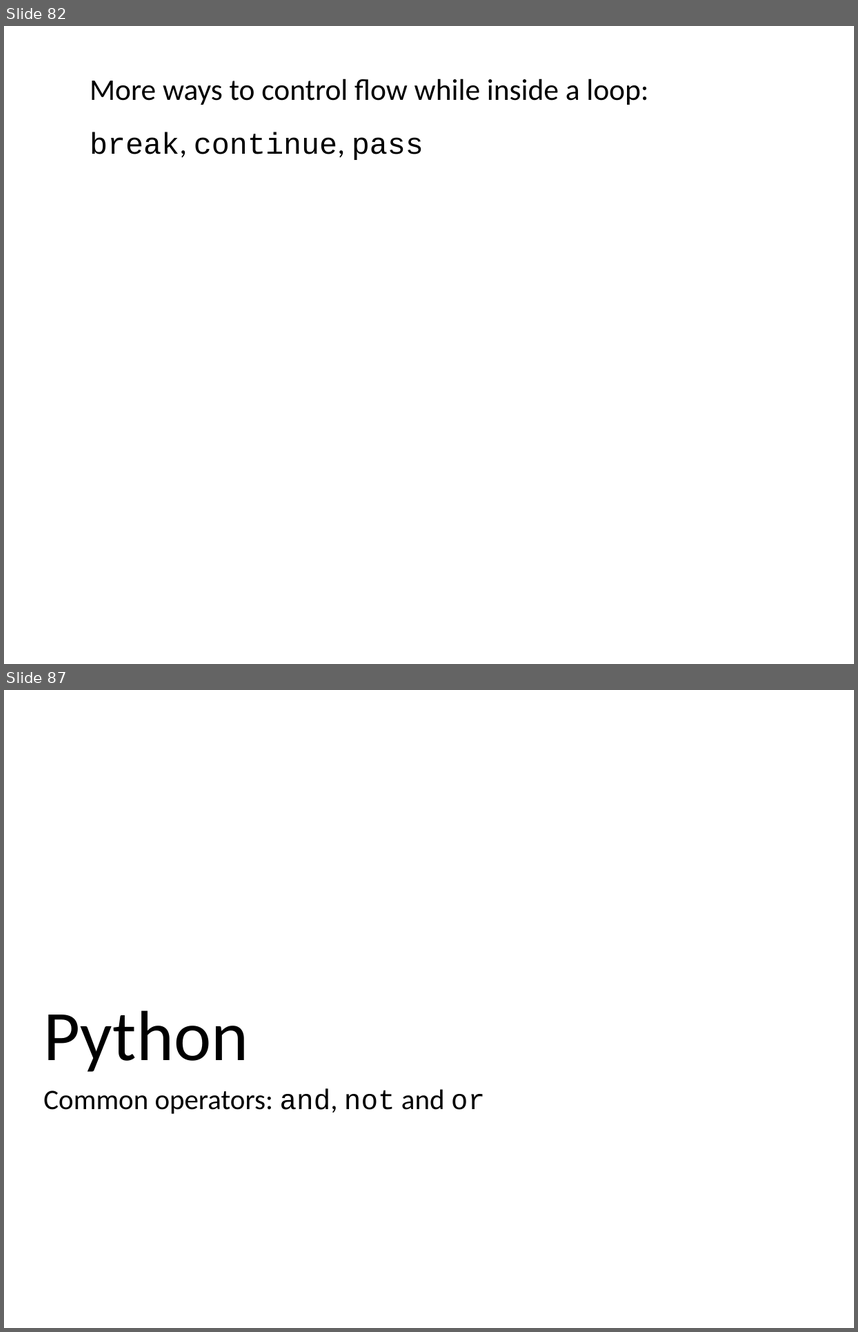
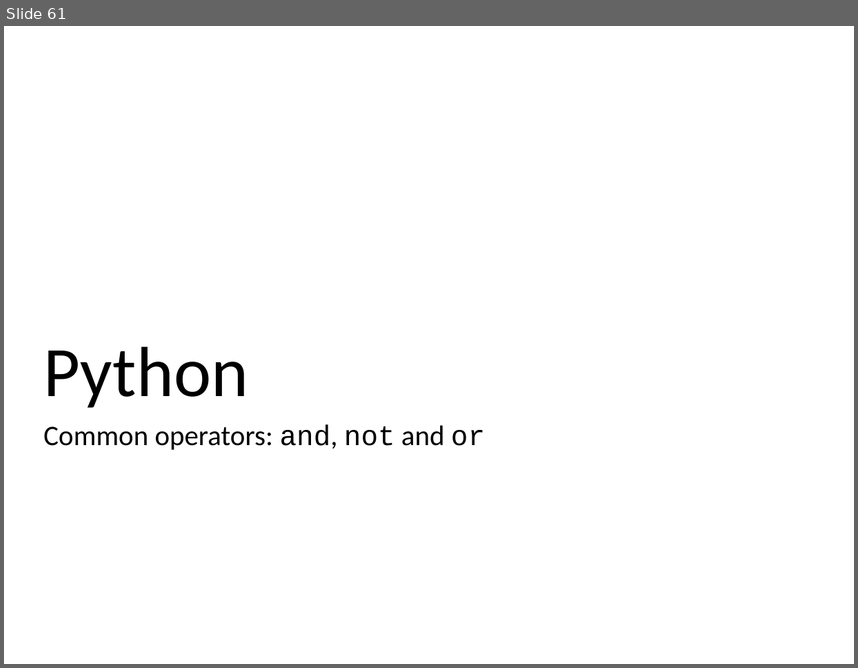
Before and after one commit to ncasuk/ncas-isc, a slide deck: python/presentations/restructured_learning_python/03_flow_and_bool_operators.pptx. Shown one above the other, each under a label of ours: slides 82 and 87 before the commit, slide 61 after it; the slides between them are not shown. The pictures are 858x1332 and 858x668 pixels, drawn with LibreOffice and Linux fonts; fonts in the diff are those of the drawing; background and template pictures are left out. Boxes give left, top, right and bottom in pixels: in the first picture for what was removed or moved away, otherwise in the second. Text is boxed around its words. In the diff, an @@ line names an element or a change of style, - is before the commit and + after.

```diff
--- a/python/presentations/restructured_learning_python/03_flow_and_bool_operators.pptx
+++ b/python/presentations/restructured_learning_python/03_flow_and_bool_operators.pptx
@@ slide 82 removed at (4,26,854,664), background picture (left out) @@
@@ text removed at (90,78,648,160) @@
-More ways to control flow while inside a loop:
-break, continue, pass
@@ what was slide 87 is now slide 61 @@
```
Also in this commit, not shown: 25 other slides removed, 5 other files.
